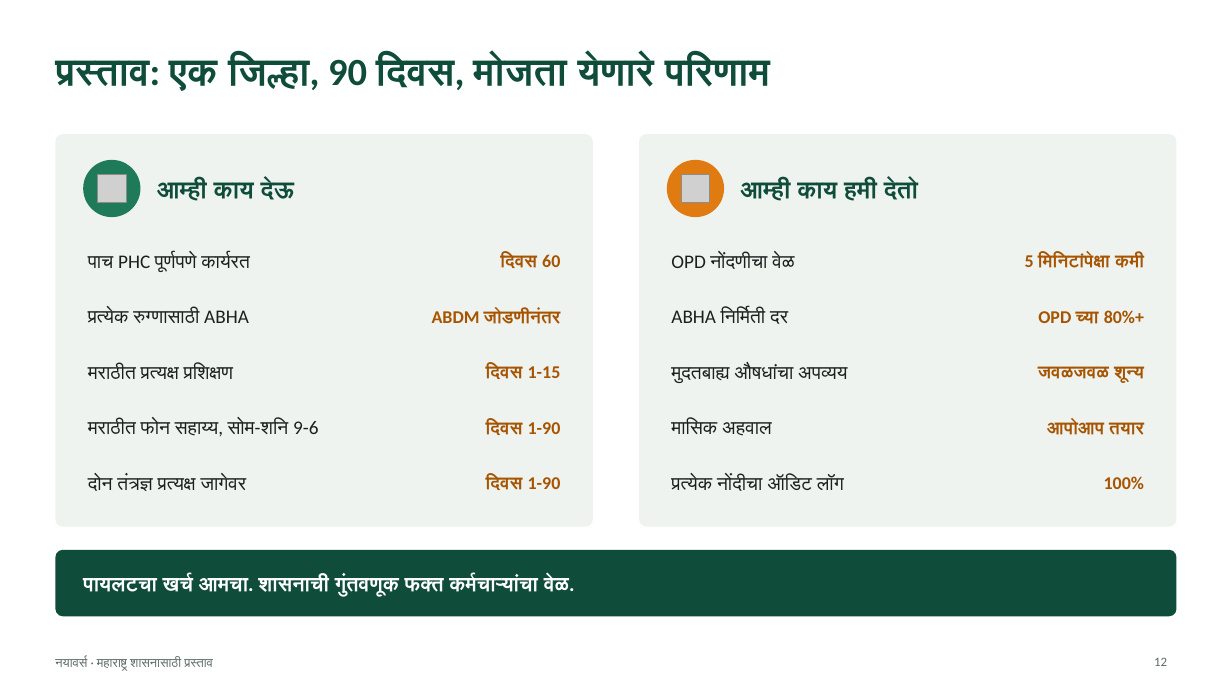
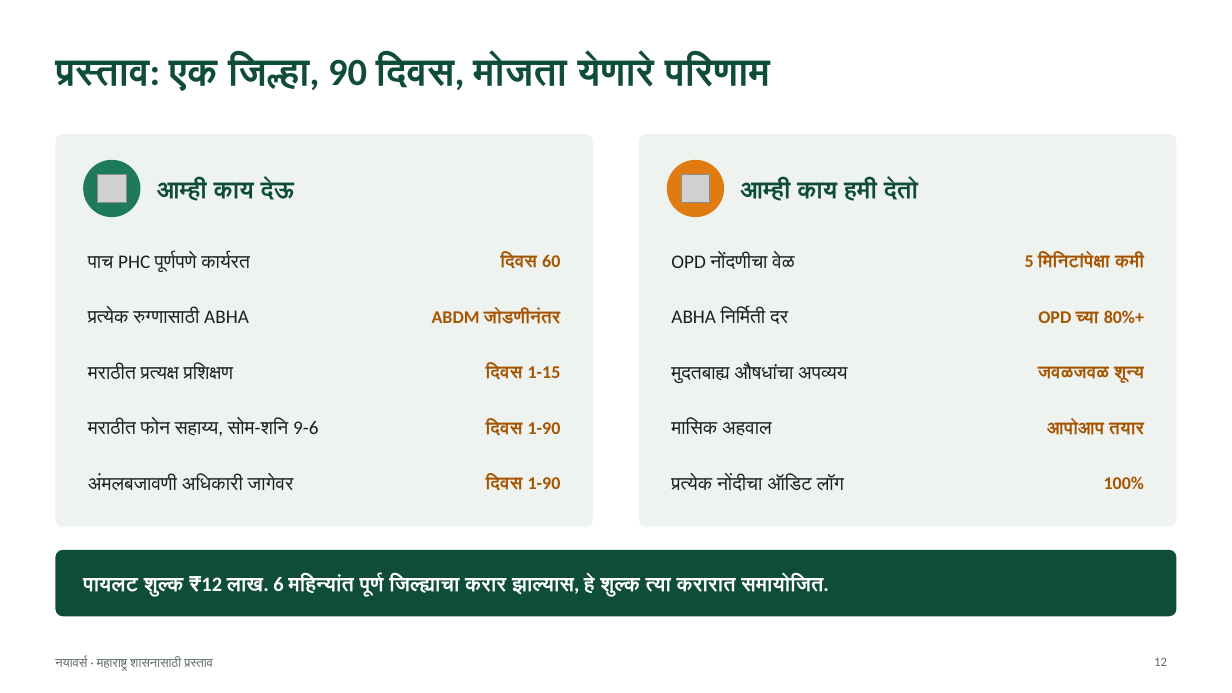
Before and after one commit to suhelali14/Saas-Platform, a slide deck: slide 12 of docs/pitch/Nayaversse-Maharashtra-Pitch-Marathi.pptx. Drawn at 1232x693 pixels with LibreOffice and Linux fonts; fonts in the diff are those of the drawing; grey boxes stand for pictures. Boxes give left, top, right and bottom in pixels: in the first picture for what was removed or moved away, otherwise in the second. Text is boxed around its words. In the diff, an @@ line names an element or a change of style, - is before the commit and + after.

```diff
--- a/docs/pitch/Nayaversse-Maharashtra-Pitch-Marathi.pptx
+++ b/docs/pitch/Nayaversse-Maharashtra-Pitch-Marathi.pptx
@@ text at (88, 475, 294, 490): text changed @@
-दोन तंत्रज्ञ प्रत्यक्ष जागेवर
+अंमलबजावणी अधिकारी जागेवर
@@ text at (83, 575, 829, 597): text changed @@
-पायलटचा खर्च आमचा. शासनाची गुंतवणूक फक्त कर्मचाऱ्यांचा वेळ.
+पायलट शुल्क ₹12 लाख. 6 महिन्यांत पूर्ण जिल्ह्याचा करार झाल्यास, हे शुल्क त्या करारात समायोजित.
```
Also in this commit, not shown: 3 other slides changed, 3 other files.
